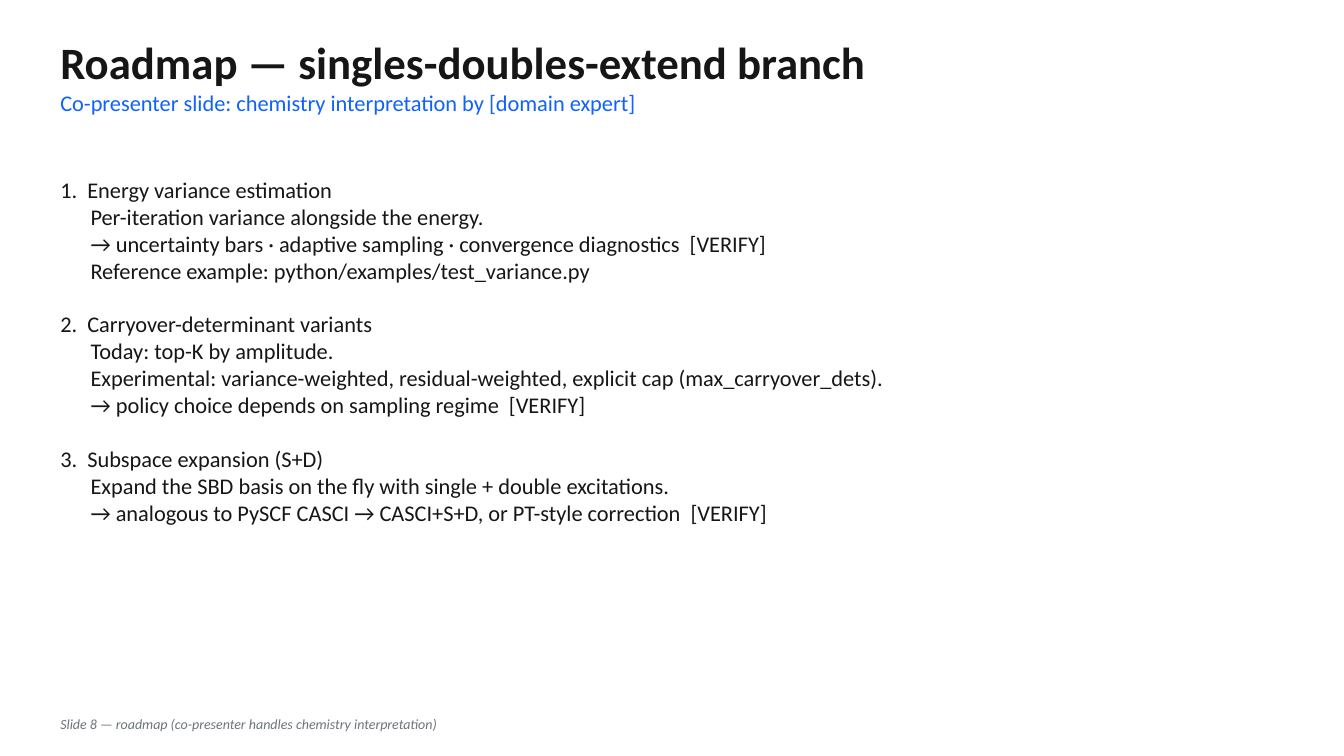
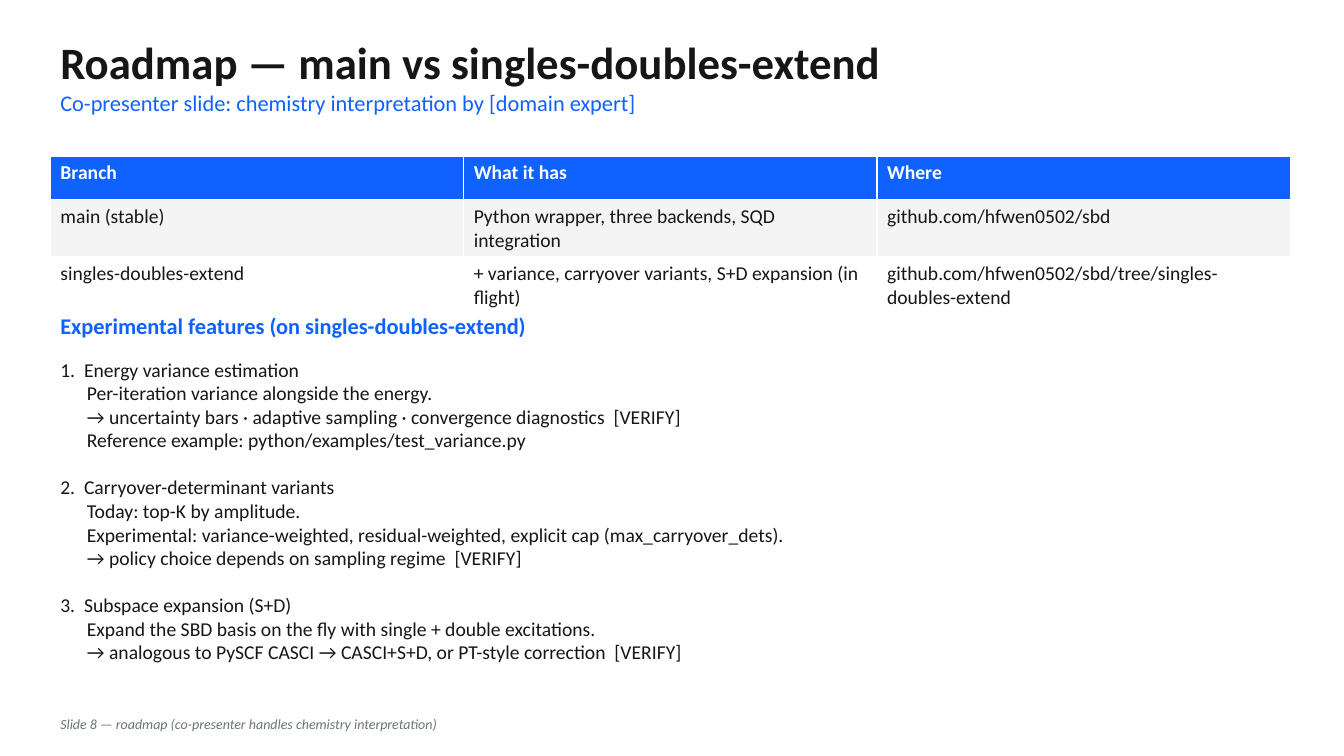
Before and after one commit to hfwen0502/sbd, a slide deck: slide 8 of .github/SBD_PYTHON_DECK.pptx. Drawn at 1344x756 pixels with LibreOffice and Linux fonts; fonts in the diff are those of the drawing. Boxes give left, top, right and bottom in pixels: in the first picture for what was removed or moved away, otherwise in the second. Text is boxed around its words. In the diff, an @@ line names an element or a change of style, - is before the commit and + after.

```diff
--- a/.github/SBD_PYTHON_DECK.pptx
+++ b/.github/SBD_PYTHON_DECK.pptx
@@ text at (60,47,880,87): text changed @@
-Roadmap — singles-doubles-extend branch
+Roadmap — main vs singles-doubles-extend
@@ table added at (50,156,1291,312), 3 rows, 3 columns @@
+Branch | What it has | Where
+main (stable) | Python wrapper, three backends, SQD integration | github.com/hfwen0502/sbd
+singles-doubles-extend | + variance, carryover variants, S+D expansion (in flight) | github.com/hfwen0502/sbd/tree/singles-doubles-extend
@@ text added at (60,317,526,338), 16 pt, text #0F62FE, bold @@
+Experimental features (on singles-doubles-extend)
@@ text "1. Energy variance estimation": place and size @@
-text "1. Energy variance estimation" at (60,182,883,525)
+text "1. Energy variance estimation" at (60,363,784,663)
@@ text "1. Energy variance estimation" at (60,363,784,663): size 16 to 14 pt @@
```
Also in this commit, not shown: 1 other slide changed, 2 other files.
